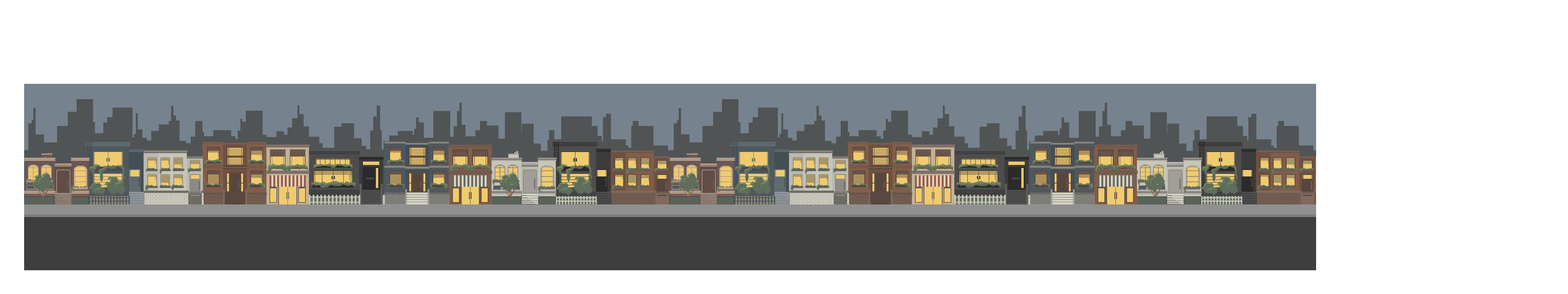
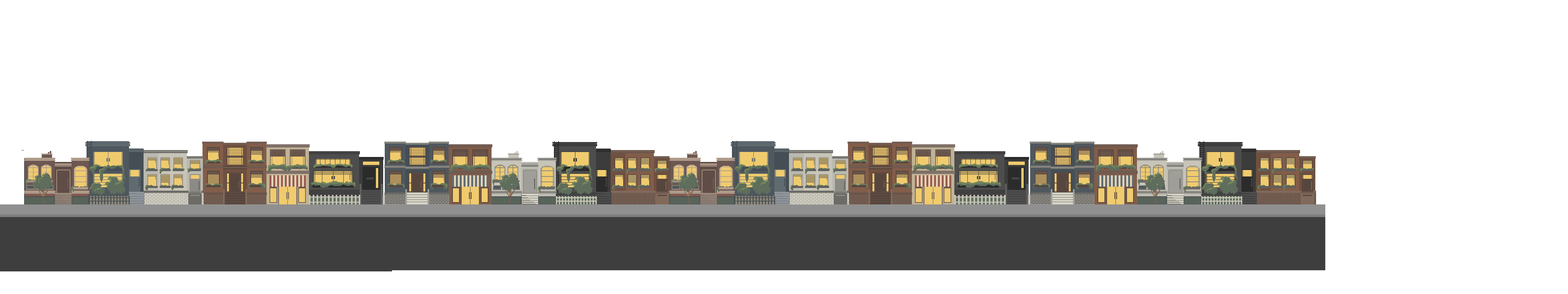
Layers edited between the first and the second 1568×294 image:
painted on "Camada 3" over <box>24,99,1317,195</box>
painted on "Camada 1" over <box>0,83,1326,272</box>
